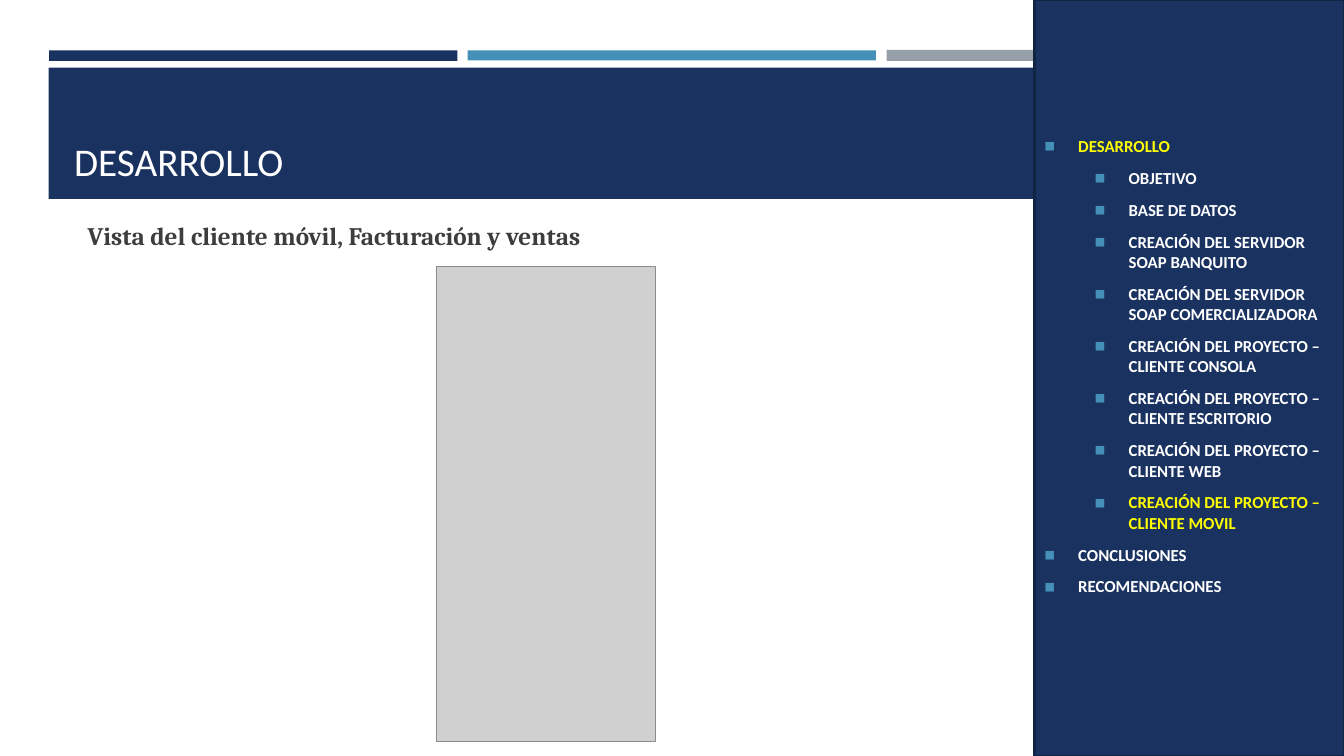
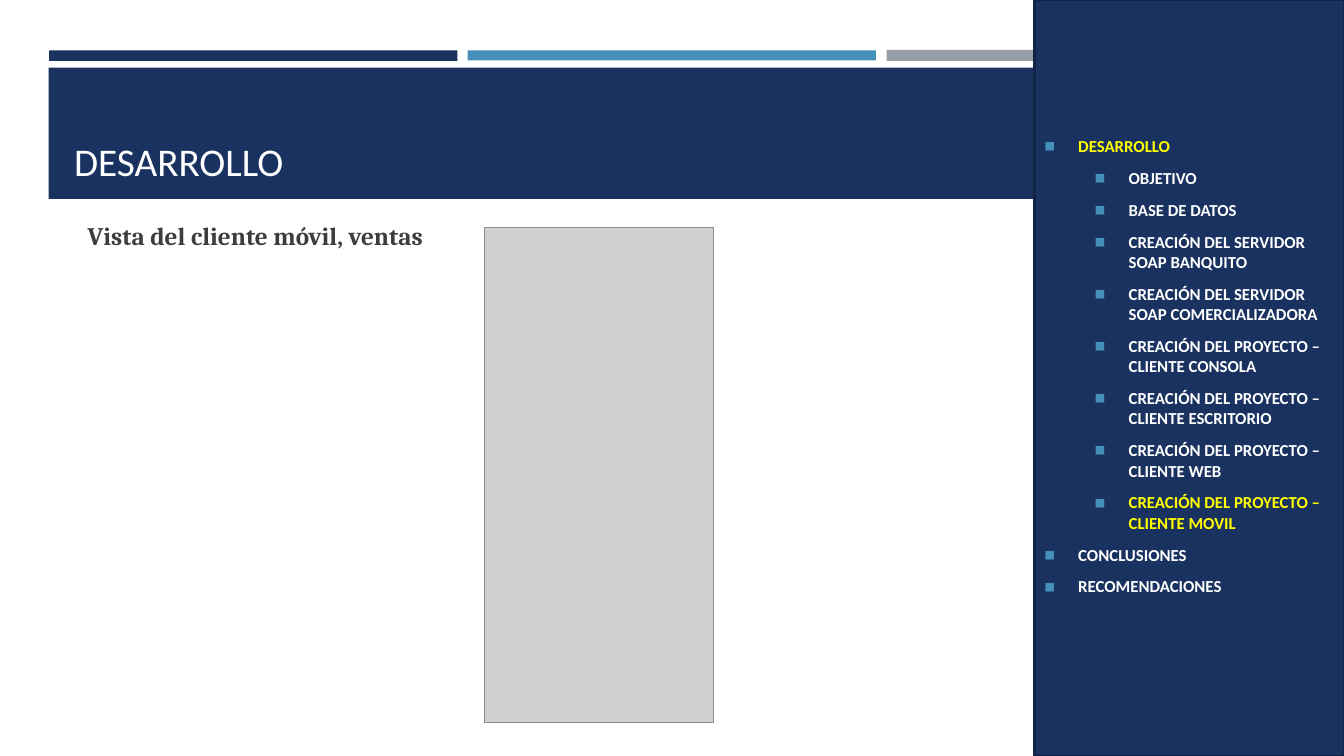
Before and after one commit to kfamaguana07/ARQUITECTURA-PARCIAL-1, a slide deck: slide 52 of EXAMEN_CELULARES_SOAP_DOTNET_NRC36883_GR01/05. DOCUMENTACION/PRESENTACION CELULARES SOAP con DOTNET y SQL GR01.pptx (slide 50 before the commit). Drawn at 1344x756 pixels with LibreOffice and Linux fonts; fonts in the diff are those of the drawing; grey boxes stand for pictures. Boxes give left, top, right and bottom in pixels: in the first picture for what was removed or moved away, otherwise in the second. Text is boxed around its words. In the diff, an @@ line names an element or a change of style, - is before the commit and + after.

Commit message:
Parcial 1 - Actualizacion de diagramas UML, BDD y clientes SOAP

```diff
--- a/EXAMEN_CELULARES_SOAP_DOTNET_NRC36883_GR01/05. DOCUMENTACION/PRESENTACION CELULARES SOAP con DOTNET y SQL GR01.pptx
+++ b/EXAMEN_CELULARES_SOAP_DOTNET_NRC36883_GR01/05. DOCUMENTACION/PRESENTACION CELULARES SOAP con DOTNET y SQL GR01.pptx
@@ text at [88,227,423,248]: text changed @@
-Vista del cliente móvil, Facturación y ventas
+Vista del cliente móvil, ventas
@@ picture: place and size @@
-picture at [437,266,655,741]
+picture at [485,227,714,723]
```
Also in this commit, not shown: 2 other slides changed, 3 slides added, 54 other files.
